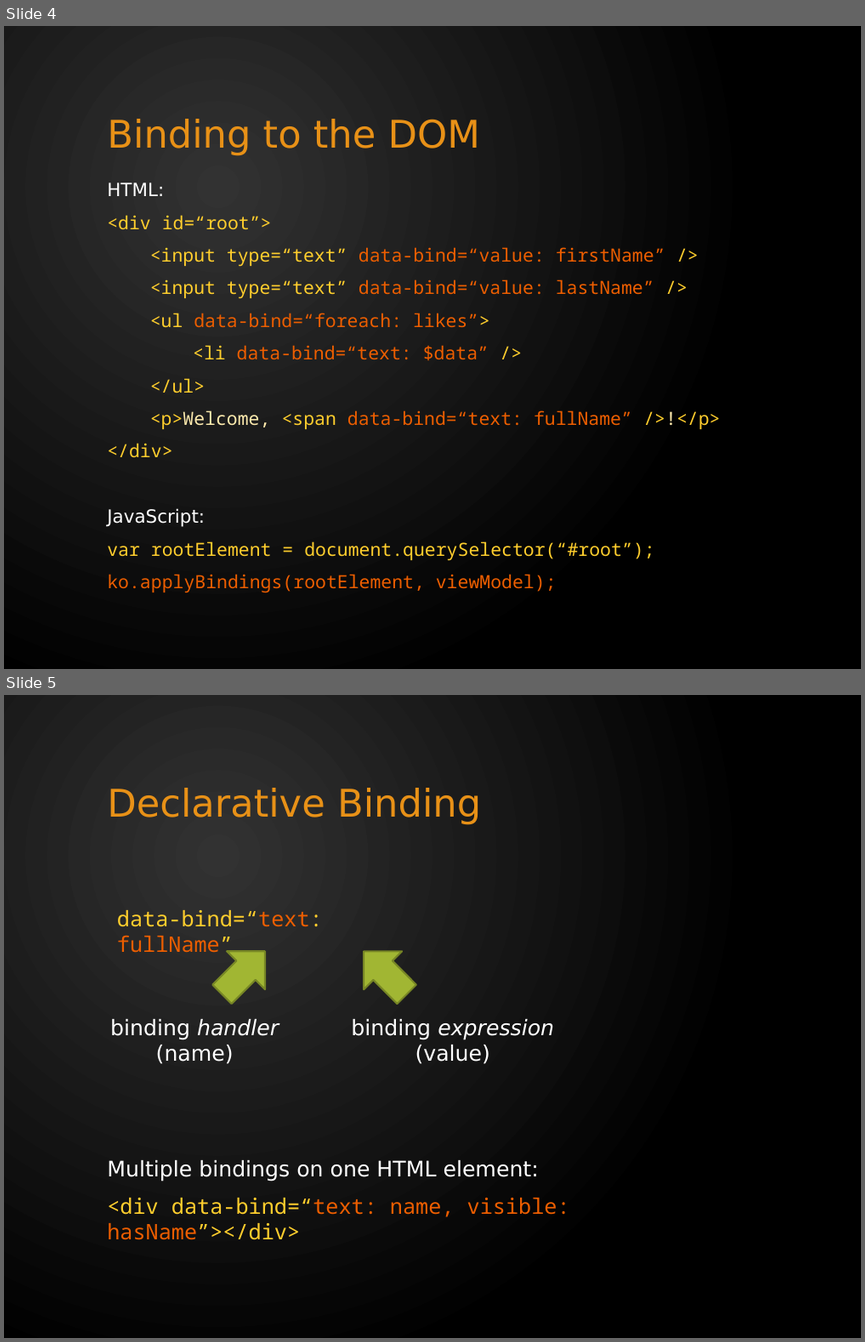
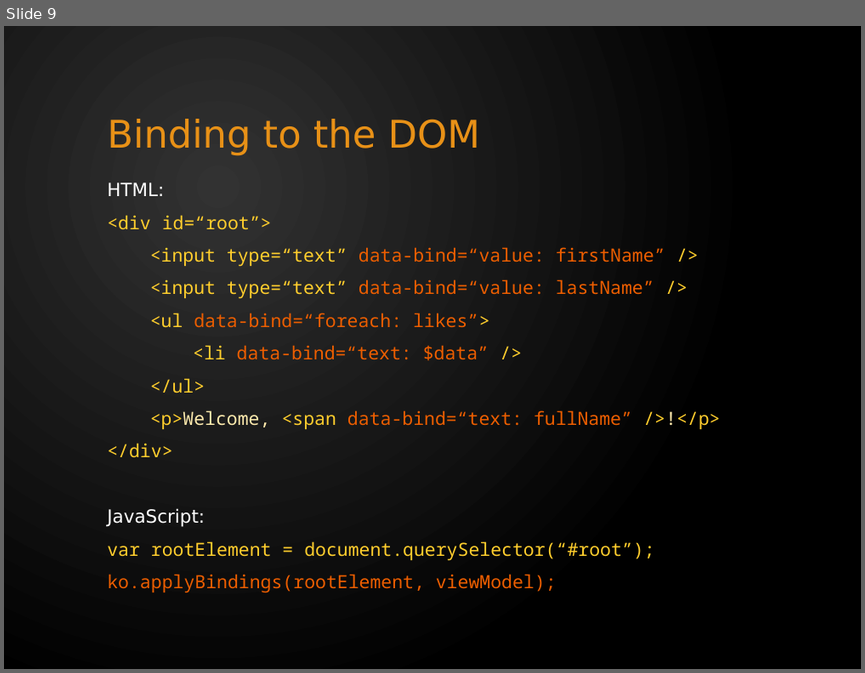
Before and after one commit to tomas-skalicky/c24.PizzaDiNoccatello, a slide deck: docs/Knockout - Quick Intro.pptx. Shown one above the other, each under a label of ours: slides 4 and 5 before the commit, slide 9 after it. The pictures are 865x1342 and 865x673 pixels, drawn with LibreOffice and Linux fonts; fonts in the diff are those of the drawing. Boxes give left, top, right and bottom in pixels: in the first picture for what was removed or moved away, otherwise in the second. Text is boxed around its words. In the diff, an @@ line names an element or a change of style, - is before the commit and + after.

```diff
--- a/docs/Knockout - Quick Intro.pptx
+++ b/docs/Knockout - Quick Intro.pptx
@@ slide 5 removed at (x1=4, y1=695, x2=861, y2=1338), background gradient #323232 to #000000 @@
@@ title removed at (x1=107, y1=788, x2=481, y2=825) @@
-Declarative Binding
@@ text removed at (x1=117, y1=910, x2=323, y2=958) @@
-data-bind=“text: fullName”
@@ up arrow removed at (x1=203, y1=932, x2=284, y2=1014) @@
@@ up arrow removed at (x1=344, y1=932, x2=426, y2=1014) @@
@@ text removed at (x1=110, y1=1019, x2=279, y2=1064) @@
-binding handler
-(name)
@@ text removed at (x1=351, y1=1019, x2=554, y2=1064) @@
-binding expression
-(value)
@@ text removed at (x1=107, y1=1160, x2=570, y2=1240) @@
-Multiple bindings on one HTML element:
-<div data-bind=“text: name, visible: hasName”></div>
@@ what was slide 4 is now slide 9 @@
```
Also in this commit, not shown: 23 slides added, 4 other slides removed.
